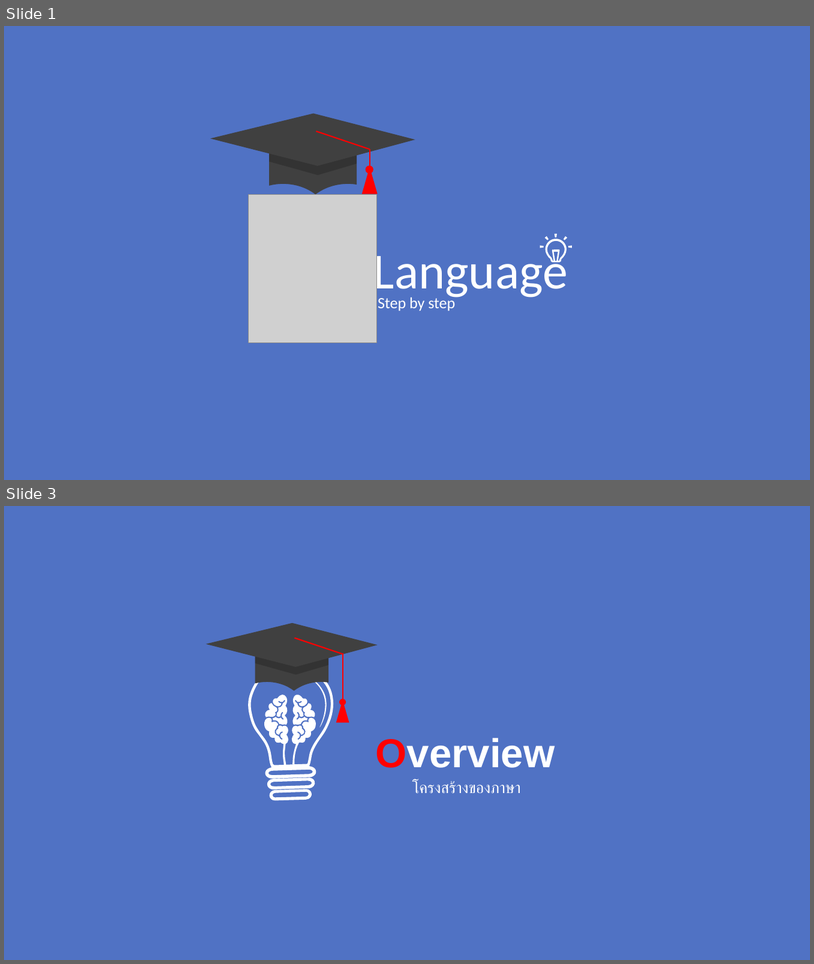
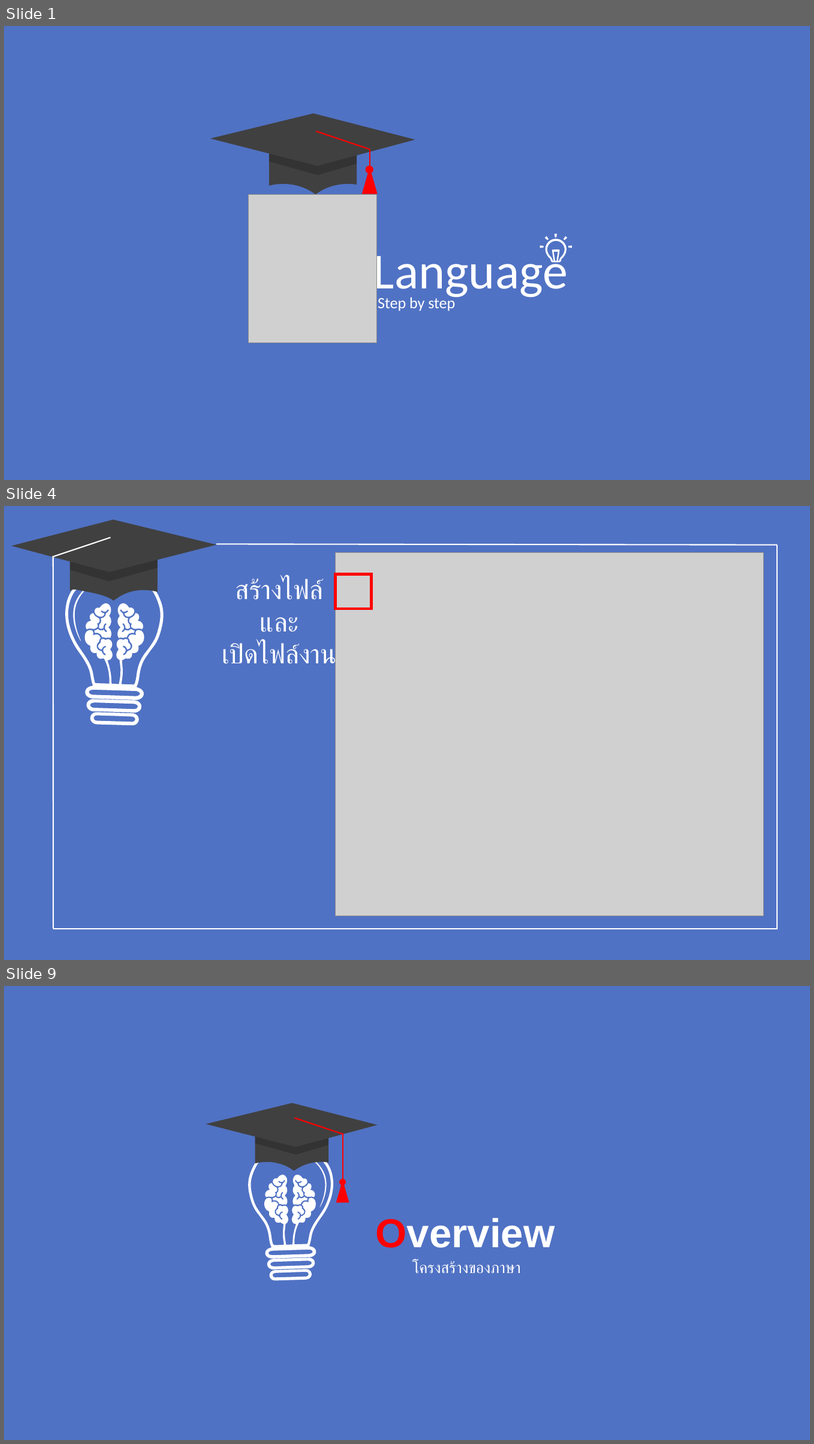
Before and after one commit to WatcharapolxFa/SolveProblemsIn-C-Language, a slide deck: LearnC/C.pptx. Shown one above the other, each under a label of ours: slides 1 and 3 before the commit, slides 1, 4 and 9 after it; the slides between them are not shown. The pictures are 814x964 and 814x1444 pixels, drawn with LibreOffice and Linux fonts; fonts in the diff are those of the drawing; grey boxes stand for pictures. Boxes give left, top, right and bottom in pixels: in the first picture for what was removed or moved away, otherwise in the second. Text is boxed around its words. In the diff, an @@ line names an element or a change of style, - is before the commit and + after.

```diff
--- a/LearnC/C.pptx
+++ b/LearnC/C.pptx
@@ slide 4 added at bbox=[4, 506, 810, 960], background #5072C4 @@
@@ group added at bbox=[11, 519, 216, 928]: 3 freeform shapes, 2 lines @@
@@ line added from (778, 545) to (216, 544), #FFFFFF 1.5 pt @@
@@ picture added at bbox=[336, 553, 764, 916] @@
@@ line added from (778, 545) to (778, 929), #FFFFFF 1.5 pt @@
@@ freeform shape added at bbox=[65, 567, 163, 725], fill #FFFFFF @@
@@ rectangle added at bbox=[336, 574, 372, 609], outline #FF0000 3 pt @@
@@ text added at bbox=[222, 578, 337, 671], 32 pt, text #FFFFFF @@
+สร้างไฟล์
+และ
+เปิดไฟล์งาน
@@ freeform shape added at bbox=[77, 597, 150, 688], fill #FFFFFF @@
@@ line added from (778, 928) to (53, 928), #FFFFFF 1.5 pt @@
@@ what was slide 3 is now slide 9 @@
```
Also in this commit, not shown: 2 slides changed, 14 other slides added, 3 slides removed, 3 other files.
